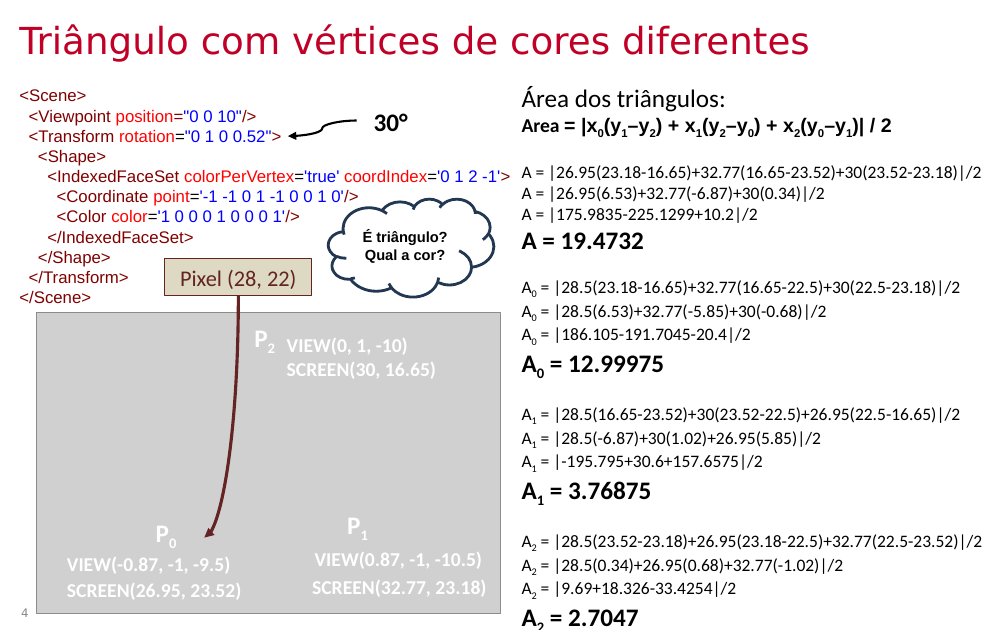
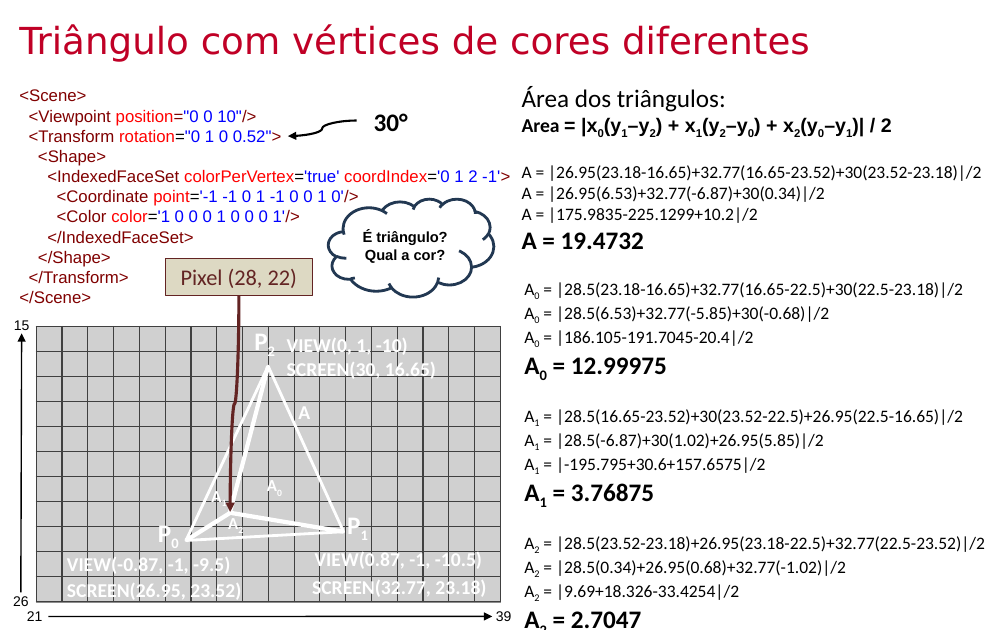
Before and after one commit to lpsoares/ComputacaoGrafica, a slide deck: slide 5 of content/aulas/12-revisao3_interpolacao_mipmap_visibilidade/aula12_revisao3_interpolacao_mipmap_visibilidade.pptx (slide 4 before the commit). Drawn at 1008x630 pixels with LibreOffice and Linux fonts; fonts in the diff are those of the drawing; grey boxes stand for pictures; background and template pictures are left out. Boxes give left, top, right and bottom in pixels: in the first picture for what was removed or moved away, otherwise in the second. Text is boxed around its words. In the diff, an @@ line names an element or a change of style, - is before the commit and + after.

```diff
--- a/content/aulas/12-revisao3_interpolacao_mipmap_visibilidade/aula12_revisao3_interpolacao_mipmap_visibilidade.pptx
+++ b/content/aulas/12-revisao3_interpolacao_mipmap_visibilidade/aula12_revisao3_interpolacao_mipmap_visibilidade.pptx
@@ text "A0 = |28.5(23.18-16.65)+32.77(16.65-22.5)+30(22.5-23.18)|/2" moved from (x1=522, y1=87, x2=982, y2=597) to (x1=556, y1=282, x2=985, y2=600) @@
@@ curved arrow moved from (238, 296) - (205, 537) to (239, 295) - (230, 512) @@
@@ rectangle added at (x1=9, y1=317, x2=34, y2=334), fill #FFFFFF, 10 pt, text #000000 @@
+15
@@ picture resized from (x1=36, y1=312, x2=501, y2=613) to (x1=36, y1=327, x2=501, y2=604) @@
@@ table added at (x1=36, y1=327, x2=508, y2=602), 11 rows, 18 columns @@
+ |  |  |  |  |  |  |  |  |  |  |  |  |  |  |  |  | 
+ |  |  |  |  |  |  |  |  |  |  |  |  |  |  |  |  | 
+ |  |  |  |  |  |  |  |  |  |  |  |  |  |  |  |  | 
+ |  |  |  |  |  |  |  |  |  |  |  |  |  |  |  |  | 
+ |  |  |  |  |  |  |  |  |  |  |  |  |  |  |  |  | 
+ |  |  |  |  |  |  |  |  |  |  |  |  |  |  |  |  | 
+ |  |  |  |  |  |  |  |  |  |  |  |  |  |  |  |  | 
+ |  |  |  |  |  |  |  |  |  |  |  |  |  |  |  |  | 
+ |  |  |  |  |  |  |  |  |  |  |  |  |  |  |  |  | 
+ |  |  |  |  |  |  |  |  |  |  |  |  |  |  |  |  | 
+ |  |  |  |  |  |  |  |  |  |  |  |  |  |  |  |  | 
@@ arrow added from (21, 593) to (21, 334), #000000 1 pt @@
@@ triangle added at (x1=177, y1=363, x2=344, y2=541), outline #FFFFFF 2 pt @@
@@ text added at (x1=298, y1=407, x2=310, y2=419), 14 pt, text #FFFFFF, bold @@
+A
@@ group added at (x1=185, y1=366, x2=344, y2=540): 3 lines, 3 texts @@
+A2
+A1
+A0
@@ rectangle added at (x1=8, y1=593, x2=33, y2=610), fill #FFFFFF, 10 pt, text #000000 @@
+26
@@ page number at (x1=21, y1=613, x2=28, y2=621): text changed @@
-4
+5
@@ text added at (x1=27, y1=611, x2=43, y2=621), 10 pt, text #000000 @@
+21
@@ arrow added from (48, 617) to (492, 617), #000000 1 pt @@
@@ rectangle added at (x1=492, y1=608, x2=515, y2=625), fill #FFFFFF, 10 pt, text #000000 @@
+39
```
Also in this commit, not shown: 10 other slides changed, 1 slide added.
